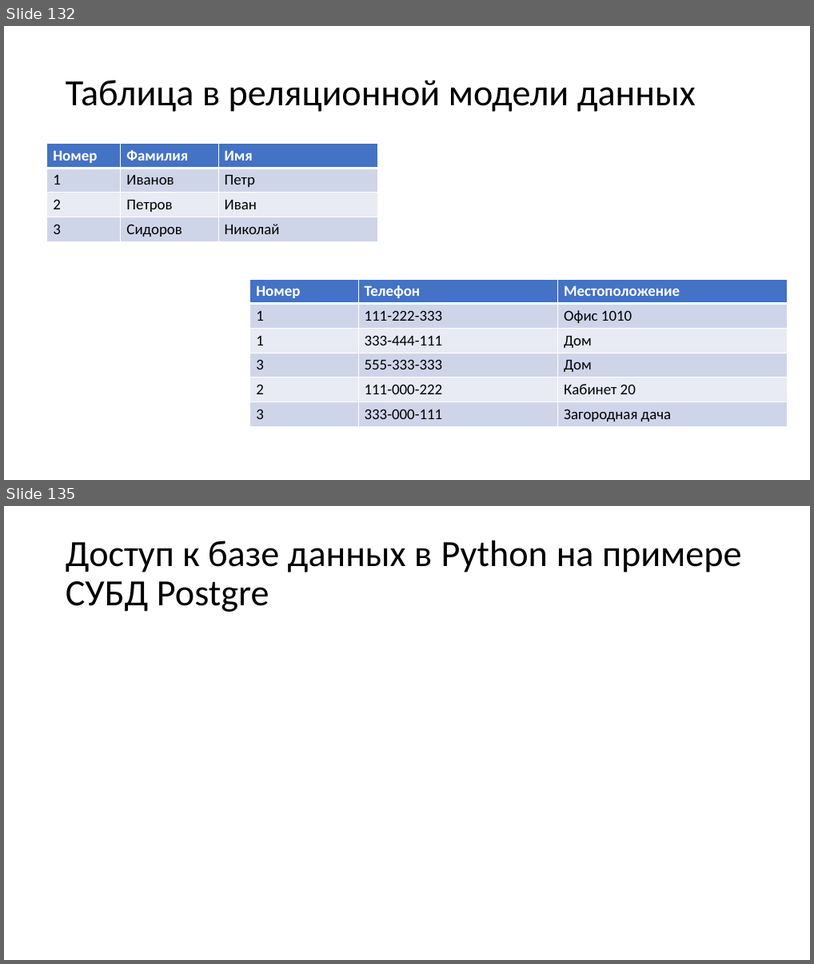
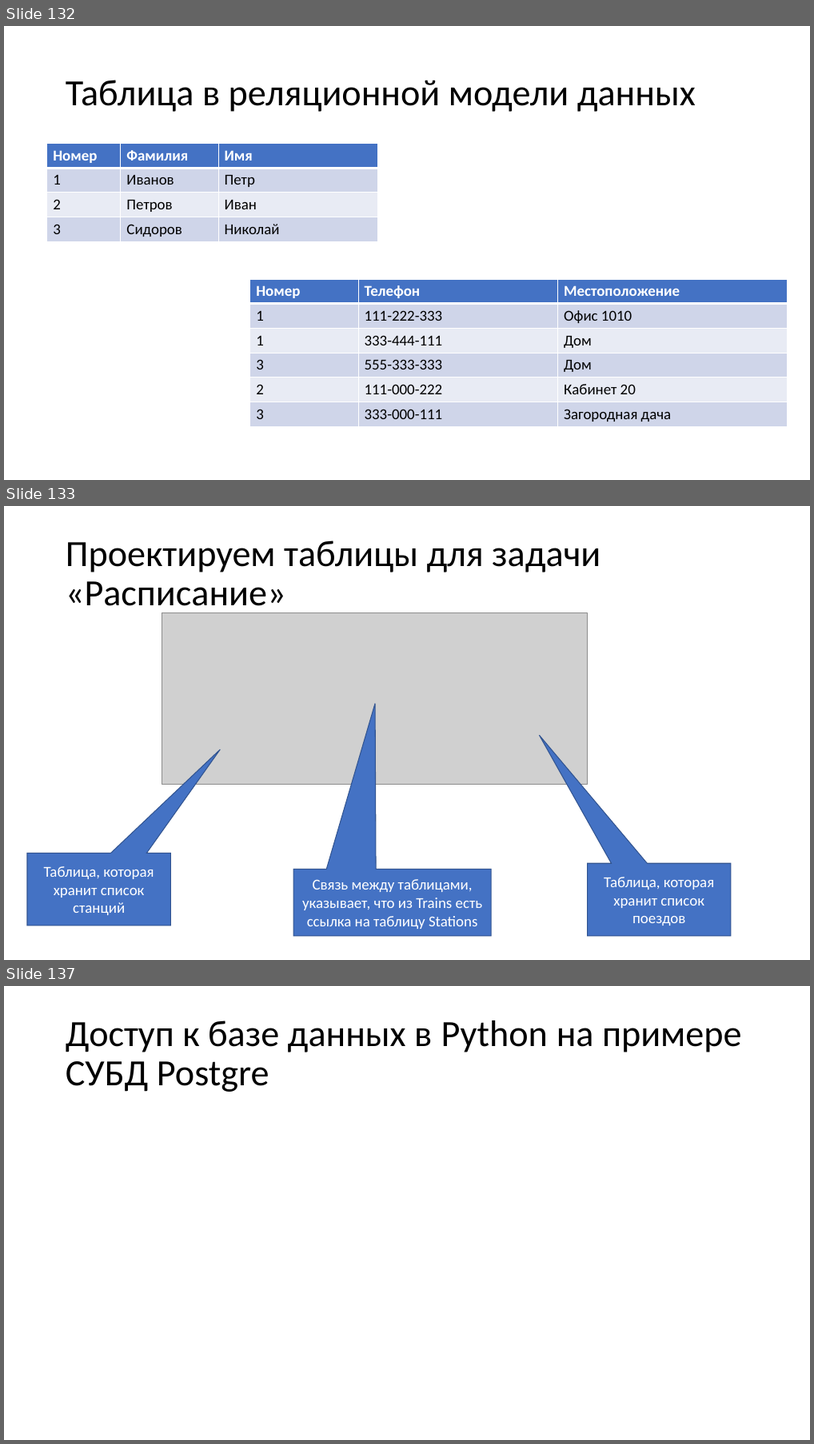
Before and after one commit to paveltsytovich/telegram-course, a slide deck: Presentation/Разработка ботов для телеграмм на Python.pptx. Shown one above the other, each under a label of ours: slides 132 and 135 before the commit, slides 132, 133 and 137 after it; the slides between them are not shown. The pictures are 814x964 and 814x1444 pixels, drawn with LibreOffice and Linux fonts; fonts in the diff are those of the drawing; grey boxes stand for pictures. Boxes give left, top, right and bottom in pixels: in the first picture for what was removed or moved away, otherwise in the second. Text is boxed around its words. In the diff, an @@ line names an element or a change of style, - is before the commit and + after.

Commit message:
добавлены слайды по созданию таблиц задачи "Расписание"

```diff
--- a/Presentation/Разработка ботов для телеграмм на Python.pptx
+++ b/Presentation/Разработка ботов для телеграмм на Python.pptx
@@ slide 133 added at box(4, 506, 810, 960), background #FFFFFF @@
@@ title added at box(66, 540, 601, 615), 44 pt, text #000000 @@
+Проектируем таблицы для задачи «Расписание»
@@ picture added at box(162, 613, 588, 784) @@
@@ speech box added at box(27, 852, 170, 925), fill #4472C4, outline #325491 1 pt, 18 pt, text #FFFFFF @@
+Таблица, которая хранит список станций
@@ speech box added at box(588, 863, 731, 936), fill #4472C4, outline #325491 1 pt, 18 pt, text #FFFFFF @@
+Таблица, которая хранит список поездов
@@ speech box added at box(294, 869, 491, 936), fill #4472C4, outline #325491 1 pt, 18 pt, text #FFFFFF @@
+Связь между таблицами, указывает, что из Trains есть ссылка на таблицу Stations
@@ what was slide 135 is now slide 137 @@
```
Also in this commit, not shown: 2 slides changed, 1 other slide added.
